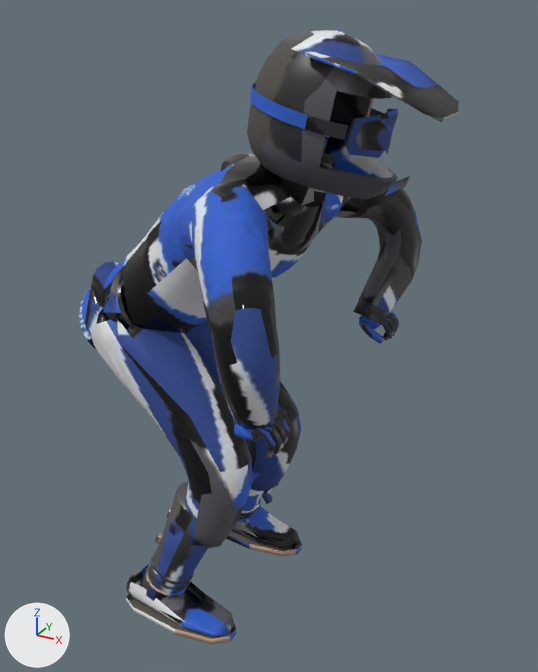
What one commit did to the glTF model public/models/rider-race-lod.glb.
Before and after are seen from a camera (50 mm lens) standing at (1.565, -1.487, 1.585) and looking at (0.725, 0.04, 0.821). The lights are fixed; the arrows at lower left show +X, +Y and +Z. The first picture is the older version. Vertices at exactly the same position are counted once.

Objects in the first picture: 'rider'.
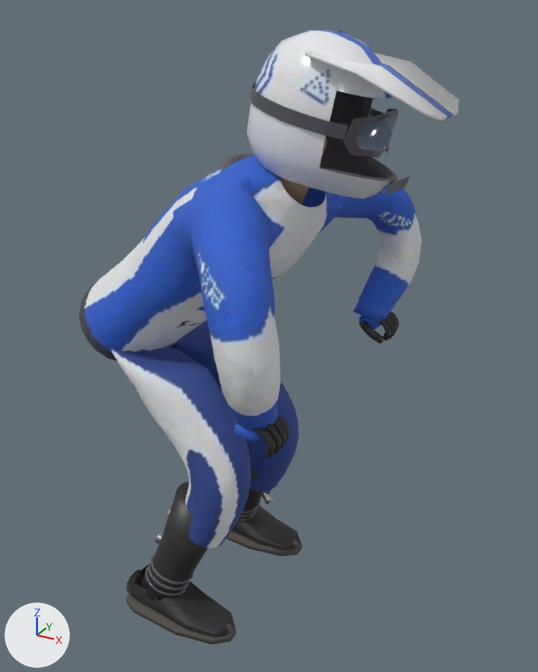
Edits to the bpy script that builds the scene:
```text
Change me_rider:
    used by ob_rider; location = (0.0, 0.0, 0.0)
    remove me_rider.from_pydata(...)  # 3093 vertices, 5879 faces; spans x 0.22..1.15, y -0.47..0.47, z 0.03..1.55
    add me_rider.from_pydata(...)  # 3116 vertices, 5879 faces; spans x 0.23..1.15, y -0.47..0.47, z 0.03..1.55
    me_rider part 1: 81 vertices moved from x 0.3..0.94, y -0.39..0.34, z 0.12..0.98 to x 0.4..0.94, y -0.39..0.34, z 0.12..0.98; 553 vertices removed from x 0.22..0.95, y -0.28..0.39, z 0.08..1.4; 576 vertices added at x 0.27..1.13, y -0.42..0.43, z 0.08..1.41
    me_rider part 2: 4078 kept faces spanning x 0.23..1.15, y -0.47..0.47, z 0.03..1.55 get new texture (UV) coordinates
```

Where the change shows, as pixel boxes [x1, y1, x2, y2] in the pictures (538 x 672 px; the box of a moved part takes in the faces that stretch with it):
part 1 of me_rider, moved or reshaped
    before: [85, 95, 396, 601]
    after: [110, 78, 442, 601]
part 2 of me_rider, surface changed
    both: [79, 30, 459, 645]
